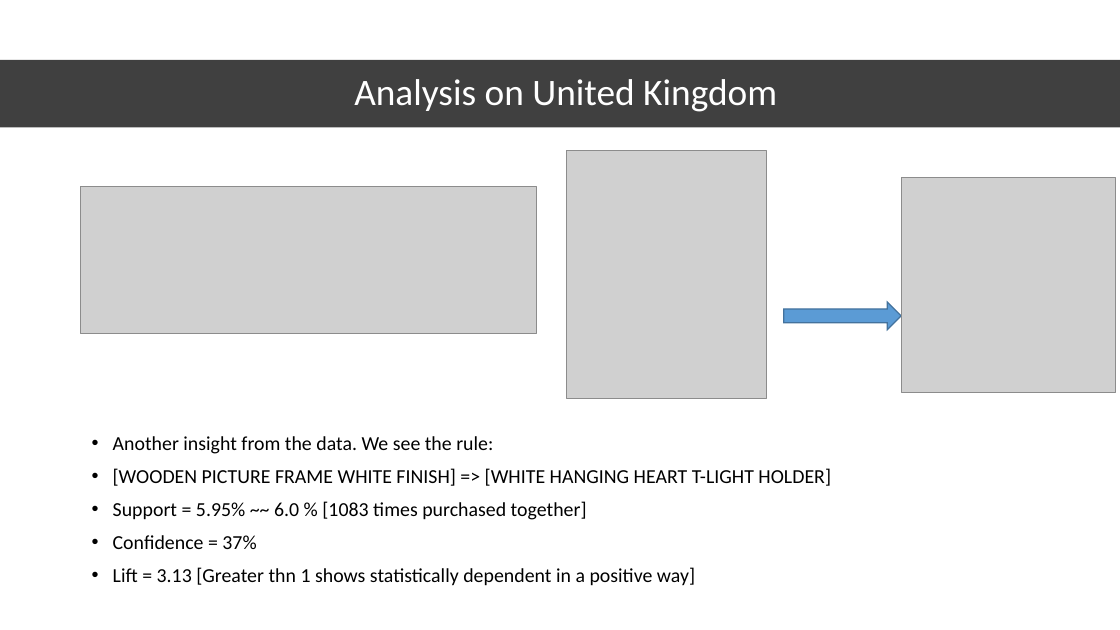
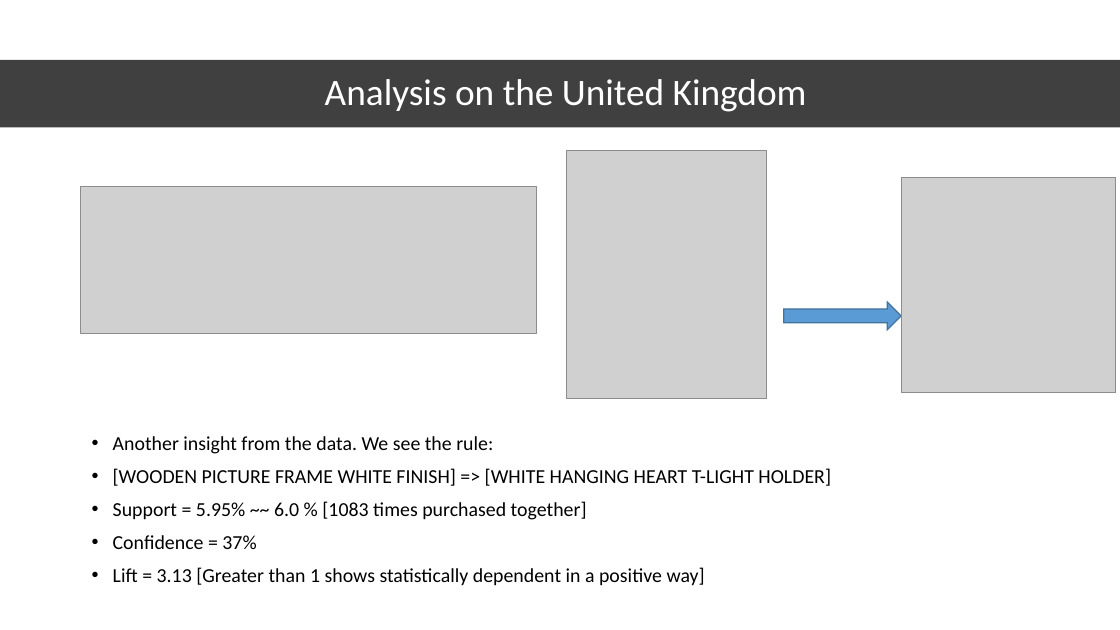
Before and after one commit to RutanshuDesai/Data-Analysis-Market-Basket-Analysis, a slide deck: slide 16 of E-Commerce Market Basket Analysis.pptx (slide 15 before the commit). Drawn at 1120x630 pixels with LibreOffice and Linux fonts; fonts in the diff are those of the drawing; grey boxes stand for pictures. Boxes give left, top, right and bottom in pixels: in the first picture for what was removed or moved away, otherwise in the second. Text is boxed around its words. In the diff, an @@ line names an element or a change of style, - is before the commit and + after.

```diff
--- a/E-Commerce Market Basket Analysis.pptx
+++ b/E-Commerce Market Basket Analysis.pptx
@@ title at (x1=325, y1=79, x2=807, y2=112): text changed @@
-Analysis on United Kingdom
+Analysis on the United Kingdom
@@ text at (x1=113, y1=567, x2=705, y2=586): text changed @@
-  • Lift = 3.13 [Greater thn 1 shows statistically dependent in a positive way]
+  • Lift = 3.13 [Greater than 1 shows statistically dependent in a positive way]
```
Also in this commit, not shown: 11 other slides changed, 3 slides added.
